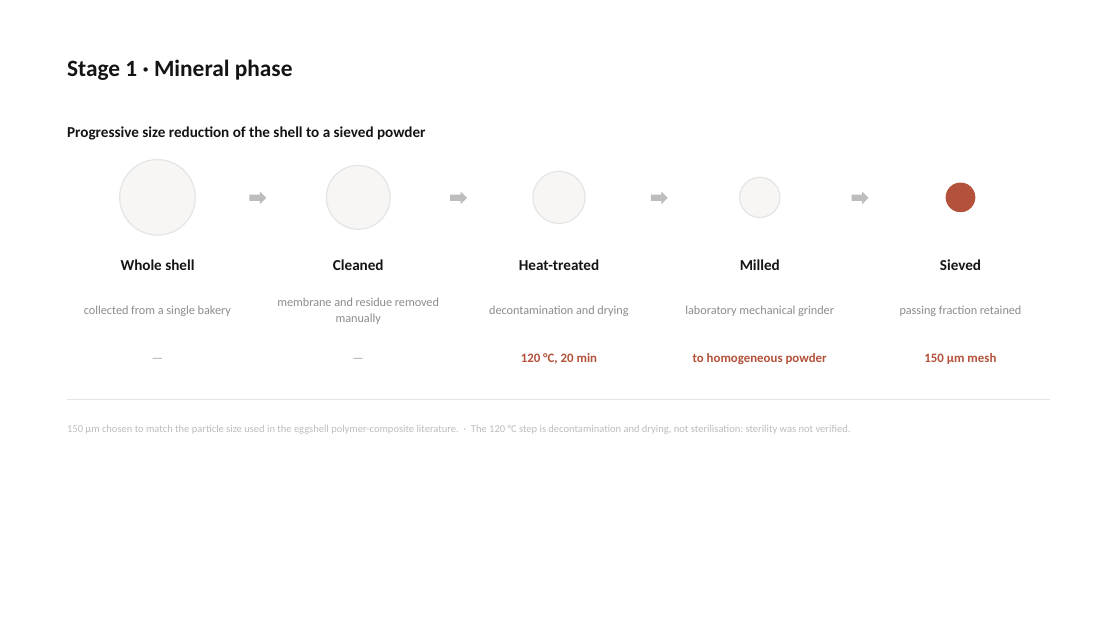
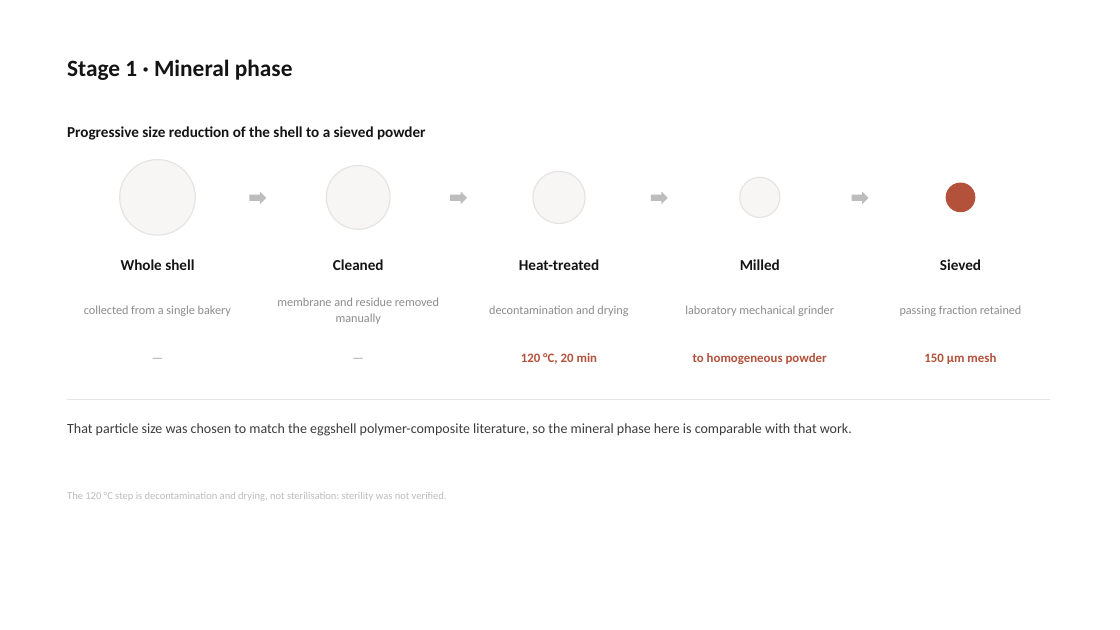
Before and after one commit to bunal91/sanat-ve-mekan, a slide deck: slide 11 of konferans-bildirisi/06-sunum/ICSMMEP26_Presentation_Unal.pptx. Drawn at 1120x630 pixels with LibreOffice and Linux fonts; fonts in the diff are those of the drawing. Boxes give left, top, right and bottom in pixels: in the first picture for what was removed or moved away, otherwise in the second. Text is boxed around its words. In the diff, an @@ line names an element or a change of style, - is before the commit and + after.

```diff
--- a/konferans-bildirisi/06-sunum/ICSMMEP26_Presentation_Unal.pptx
+++ b/konferans-bildirisi/06-sunum/ICSMMEP26_Presentation_Unal.pptx
@@ text at [67, 423, 852, 436]: text changed; size 9 to 12 pt; text colour #BDBDBD to #3C3C3C @@
-150 µm chosen to match the particle size used in the eggshell polymer-composite literature. · The 120 °C step is decontamination and drying, not sterilisation: sterility was not verified.
+That particle size was chosen to match the eggshell polymer-composite literature, so the mineral phase here is comparable with that work.
@@ text added at [67, 492, 447, 501], 9 pt, text #BDBDBD @@
+The 120 °C step is decontamination and drying, not sterilisation: sterility was not verified.
```
Also in this commit, not shown: 23 other slides changed, 6 other files.
